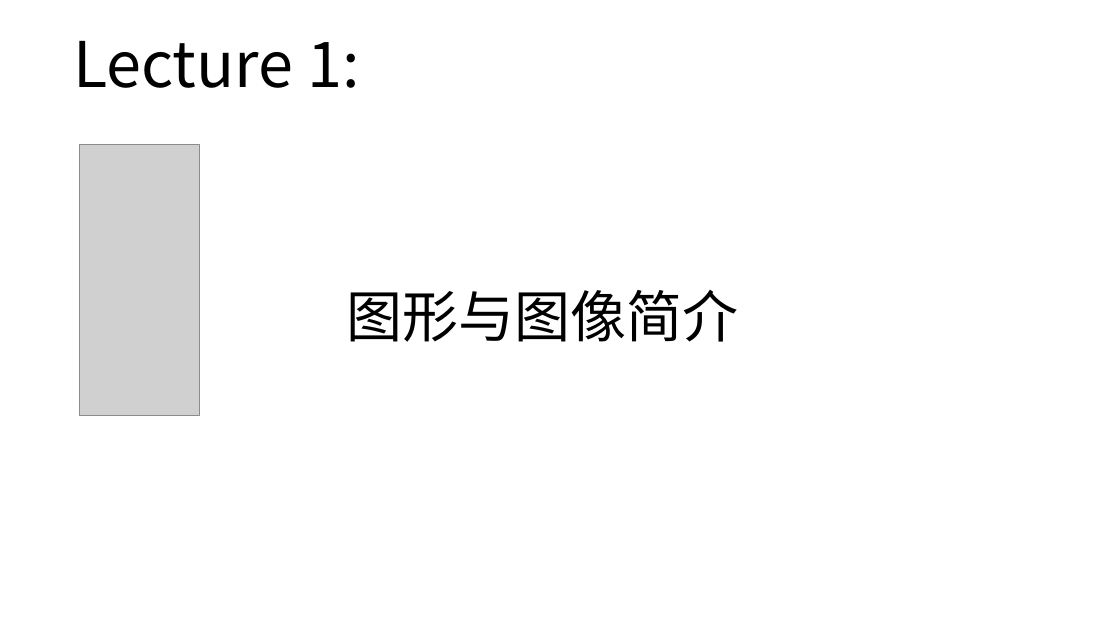
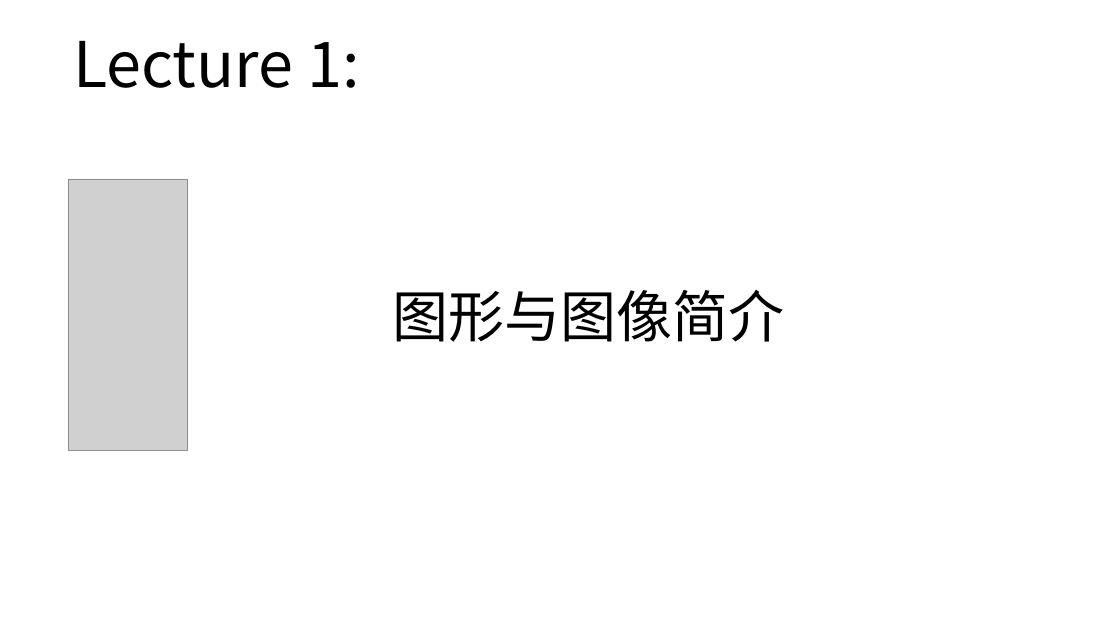
Before and after one commit to sunshaobin/graphical-course, a slide deck: slide 8 of courseware-materials/lecture1/graphical-course-lecture1.pptx. Drawn at 1120x630 pixels with LibreOffice and Linux fonts; fonts in the diff are those of the drawing; grey boxes stand for pictures. Boxes give left, top, right and bottom in pixels: in the first picture for what was removed or moved away, otherwise in the second. Text is boxed around its words. In the diff, an @@ line names an element or a change of style, - is before the commit and + after.

```diff
--- a/courseware-materials/lecture1/graphical-course-lecture1.pptx
+++ b/courseware-materials/lecture1/graphical-course-lecture1.pptx
@@ picture moved from (x1=80, y1=145, x2=199, y2=415) to (x1=68, y1=180, x2=187, y2=450) @@
@@ text "图形与图像简介" moved from (x1=346, y1=290, x2=738, y2=342) to (x1=392, y1=290, x2=784, y2=342) @@
```
Also in this commit, not shown: 15 other slides changed, 1 other file.
